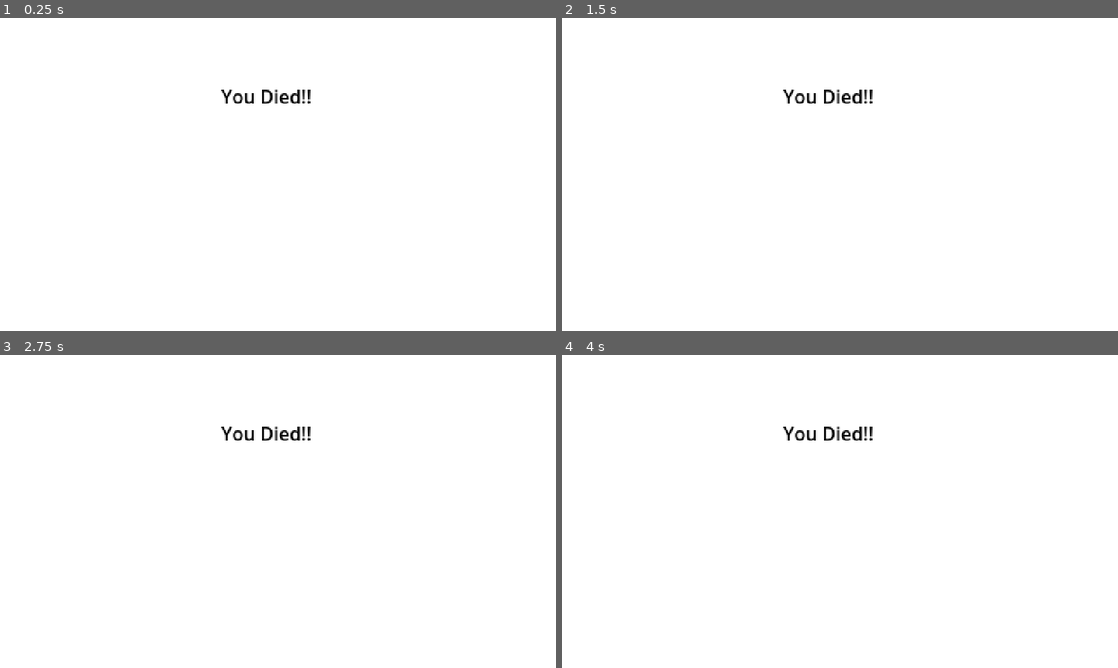
Above: before the commit, frames 1-4 (two rows, left to right).
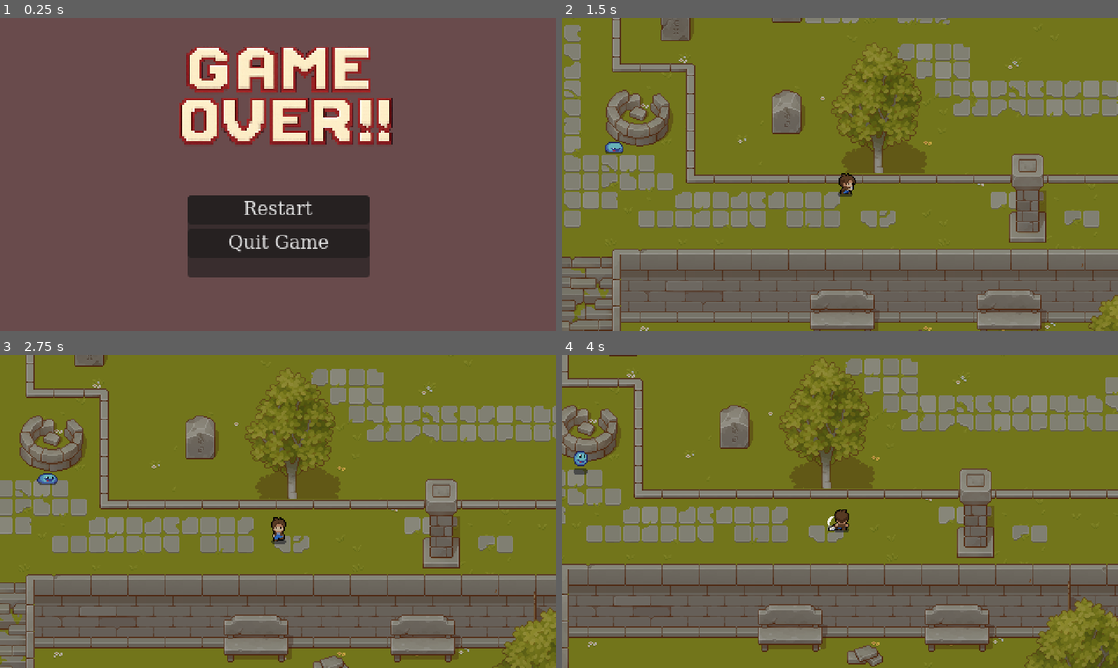
Above: after the commit, the same moments.

Repository: ruthlesscalm/dsu-gamathon-1
Game: Godot game, scene res://scenes/menus/death_menu.tscn
The game is run twice, just before and just after one commit, with the same random seed, the same clock (stepped at 60 frames per second) and the same inputs. This scene is started directly instead of the project's main scene.
Inputs (mouse positions are in pixels of both pictures, inside the frame that each line leads up to):
- Up to frame 1 (0.25 s): no input
- Up to frame 2 (1.5 s): click (840, 208) at 0.5 s, where only the run after the commit has a clickable "Restart"; hold D (Right) from 1.28 s (still down); tap Space (attack) at 1.35 s
- Up to frame 3 (2.75 s): release D (Right) at 2.03 s; hold S (down) from 2.03 s (still down); tap Space (attack) at 2.1 s
- Up to frame 4 (4 s): release S (down) at 2.78 s; hold D (Right) 2.78-3.53 s; tap Space (attack) at 2.85, 3.6 s; hold W (up) from 3.53 s (still down)

The runs differ from the first frame. In frame 1, 100% of the frame differs, in the area x 0-100%, y 0-100%; in frame 2, 100%; in frame 3, 100%; in frame 4, 100%.

Commit message:
Add death menu scene with restart and quit functionality, and include new texture assets

Diff:
--- /dev/null
+++ b/scenes/menus/death_menu.gd
@@ -0,0 +1,19 @@
+extends Control
+
+
+# Called when the node enters the scene tree for the first time.
+func _ready() -> void:
+	pass # Replace with function body.
+
+
+# Called every frame. 'delta' is the elapsed time since the previous frame.
+func _process(delta: float) -> void:
+	pass
+
+
+func _on_restart_pressed() -> void:
+	get_tree().change_scene_to_file("res://scenes/main.tscn")
+
+
+func _on_quit_pressed() -> void:
+	get_tree().quit()
--- a/scenes/menus/death_menu.tscn
+++ b/scenes/menus/death_menu.tscn
@@ -1,4 +1,16 @@
-[gd_scene format=3 uid="uid://csncsp0wb8fkm"]
+[gd_scene load_steps=5 format=3 uid="uid://csncsp0wb8fkm"]
+
+[ext_resource type="Script" uid="uid://bylaenf1m3f30" path="res://scenes/menus/death_menu.gd" id="1_s3l4v"]
+[ext_resource type="Texture2D" uid="uid://d4broevmsn01p" path="res://Assets/menus/ChatGPT Image Nov 27, 2025, 09_57_18 AM.png" id="2_jgt2l"]
+
+[sub_resource type="FontFile" id="FontFile_nx5j2"]
+cache/0/16/0/ascent = 0.0
+cache/0/16/0/descent = 0.0
+cache/0/16/0/underline_position = 0.0
+cache/0/16/0/underline_thickness = 0.0
+cache/0/16/0/scale = 1.0
+
+[sub_resource type="StyleBoxEmpty" id="StyleBoxEmpty_dyp04"]
 
 [node name="Control" type="Control"]
 layout_mode = 3
@@ -7,6 +19,7 @@
 anchor_bottom = 1.0
 grow_horizontal = 2
 grow_vertical = 2
+script = ExtResource("1_s3l4v")
 
 [node name="ColorRect" type="ColorRect" parent="."]
 layout_mode = 1
@@ -15,12 +28,52 @@
 anchor_bottom = 1.0
 grow_horizontal = 2
 grow_vertical = 2
+color = Color(1, 0.25882354, 0.29803923, 0.16078432)
 
-[node name="Label" type="Label" parent="."]
-layout_mode = 0
-offset_left = 191.0
-offset_top = 56.0
-offset_right = 279.0
-offset_bottom = 93.0
-theme_override_colors/font_color = Color(0, 0, 0, 1)
-text = "You Died!!"
+[node name="PanelContainer" type="PanelContainer" parent="."]
+layout_mode = 1
+anchors_preset = 8
+anchor_left = 0.5
+anchor_top = 0.5
+anchor_right = 0.5
+anchor_bottom = 0.5
+offset_left = -78.5
+offset_top = 18.0
+offset_right = 78.5
+offset_bottom = 89.0
+grow_horizontal = 2
+grow_vertical = 2
+
+[node name="VBoxContainer" type="VBoxContainer" parent="PanelContainer"]
+layout_mode = 2
+
+[node name="restart" type="Button" parent="PanelContainer/VBoxContainer"]
+layout_mode = 2
+theme_override_fonts/font = SubResource("FontFile_nx5j2")
+theme_override_styles/focus = SubResource("StyleBoxEmpty_dyp04")
+text = "Restart"
+
+[node name="quit" type="Button" parent="PanelContainer/VBoxContainer"]
+layout_mode = 2
+theme_override_fonts/font = SubResource("FontFile_nx5j2")
+theme_override_styles/focus = SubResource("StyleBoxEmpty_dyp04")
+text = "Quit Game"
+
+[node name="TextureRect" type="TextureRect" parent="."]
+layout_mode = 1
+anchors_preset = 8
+anchor_left = 0.5
+anchor_top = 0.5
+anchor_right = 0.5
+anchor_bottom = 0.5
+offset_left = -120.5
+offset_top = -161.0
+offset_right = 120.5
+offset_bottom = 30.0
+grow_horizontal = 2
+grow_vertical = 2
+texture = ExtResource("2_jgt2l")
+expand_mode = 1
+
+[connection signal="pressed" from="PanelContainer/VBoxContainer/restart" to="." method="_on_restart_pressed"]
+[connection signal="pressed" from="PanelContainer/VBoxContainer/quit" to="." method="_on_quit_pressed"]
--- a/scenes/menus/pause_menu.tscn
+++ b/scenes/menus/pause_menu.tscn
@@ -1,11 +1,19 @@
-[gd_scene load_steps=9 format=3 uid="uid://bk0nfo5btjpxm"]
+[gd_scene load_steps=11 format=3 uid="uid://bk0nfo5btjpxm"]
 
 [ext_resource type="Script" uid="uid://dgqik3dt51lmi" path="res://scenes/menus/pause_menu.gd" id="1_7unhi"]
 [ext_resource type="Shader" uid="uid://dvhx2qh1wty4o" path="res://scenes/menus/pause_menu.gdshader" id="1_fwndu"]
+[ext_resource type="Texture2D" uid="uid://be2w8m4xjabt5" path="res://Assets/menus/ChatGPT Image Nov 26, 2025, 10_26_13 PM.png" id="3_gsnt3"]
 
 [sub_resource type="ShaderMaterial" id="ShaderMaterial_7unhi"]
 shader = ExtResource("1_fwndu")
 shader_parameter/lod = 0.8470000402325
+
+[sub_resource type="FontFile" id="FontFile_gsnt3"]
+cache/0/16/0/ascent = 0.0
+cache/0/16/0/descent = 0.0
+cache/0/16/0/underline_position = 0.0
+cache/0/16/0/underline_thickness = 0.0
+cache/0/16/0/scale = 1.0
 
 [sub_resource type="StyleBoxFlat" id="StyleBoxFlat_h4rbd"]
 border_width_left = 2
@@ -124,6 +132,7 @@
 theme_override_colors/font_color = Color(0, 0, 0, 1)
 theme_override_colors/font_focus_color = Color(0, 0, 0, 1)
 theme_override_colors/font_pressed_color = Color(0, 0, 0, 1)
+theme_override_fonts/font = SubResource("FontFile_gsnt3")
 theme_override_styles/normal = SubResource("StyleBoxFlat_h4rbd")
 theme_override_styles/focus = SubResource("StyleBoxEmpty_s3l4v")
 text = "Resume"
@@ -133,6 +142,7 @@
 theme_override_colors/font_color = Color(0, 0, 0, 1)
 theme_override_colors/font_focus_color = Color(0, 0, 0, 1)
 theme_override_colors/font_pressed_color = Color(0, 0, 0, 1)
+theme_override_fonts/font = SubResource("FontFile_gsnt3")
 theme_override_styles/normal = SubResource("StyleBoxFlat_h4rbd")
 theme_override_styles/focus = SubResource("StyleBoxEmpty_s3l4v")
 text = "Restart"
@@ -142,6 +152,7 @@
 theme_override_colors/font_color = Color(0, 0, 0, 1)
 theme_override_colors/font_focus_color = Color(0, 0, 0, 1)
 theme_override_colors/font_pressed_color = Color(0, 0, 0, 1)
+theme_override_fonts/font = SubResource("FontFile_gsnt3")
 theme_override_styles/normal = SubResource("StyleBoxFlat_h4rbd")
 theme_override_styles/focus = SubResource("StyleBoxEmpty_s3l4v")
 text = "Quit Game"
@@ -151,6 +162,20 @@
 &"": SubResource("AnimationLibrary_2wrho")
 }
 
+[node name="TextureRect" type="TextureRect" parent="."]
+layout_mode = 1
+anchors_preset = 15
+anchor_right = 1.0
+anchor_bottom = 1.0
+offset_left = 113.0
+offset_top = -26.0
+offset_right = -108.0
+offset_bottom = -127.0
+grow_horizontal = 2
+grow_vertical = 2
+texture = ExtResource("3_gsnt3")
+expand_mode = 1
+
 [connection signal="pressed" from="PanelContainer/VBoxContainer/resume" to="." method="_on_resume_pressed"]
 [connection signal="pressed" from="PanelContainer/VBoxContainer/resume" to="." method="_on_button_pressed"]
 [connection signal="pressed" from="PanelContainer/VBoxContainer/restart" to="." method="_on_restart_pressed"]
Binary file added: Assets/menus/ChatGPT Image Nov 27, 2025, 09_57_18 AM.png
Not shown, added: Assets/menus/ChatGPT Image Nov 27, 2025, 09_57_18 AM.png.import
Not shown, added: scenes/menus/death_menu.gd.uid
